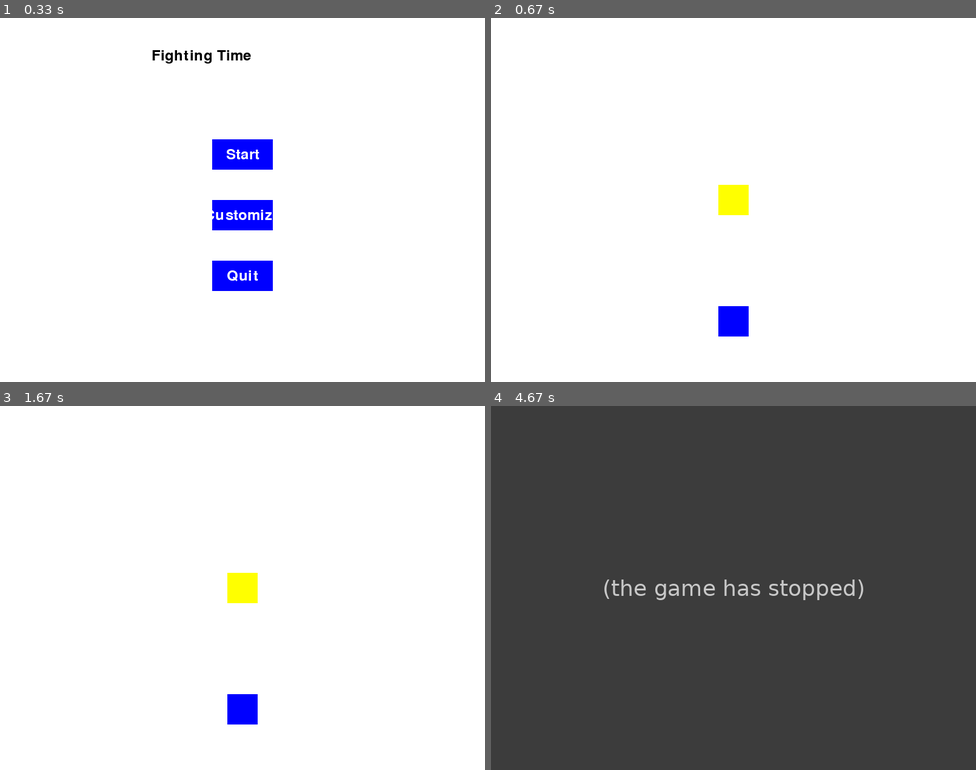
Above: before the commit, frames 1-4 (two rows, left to right).
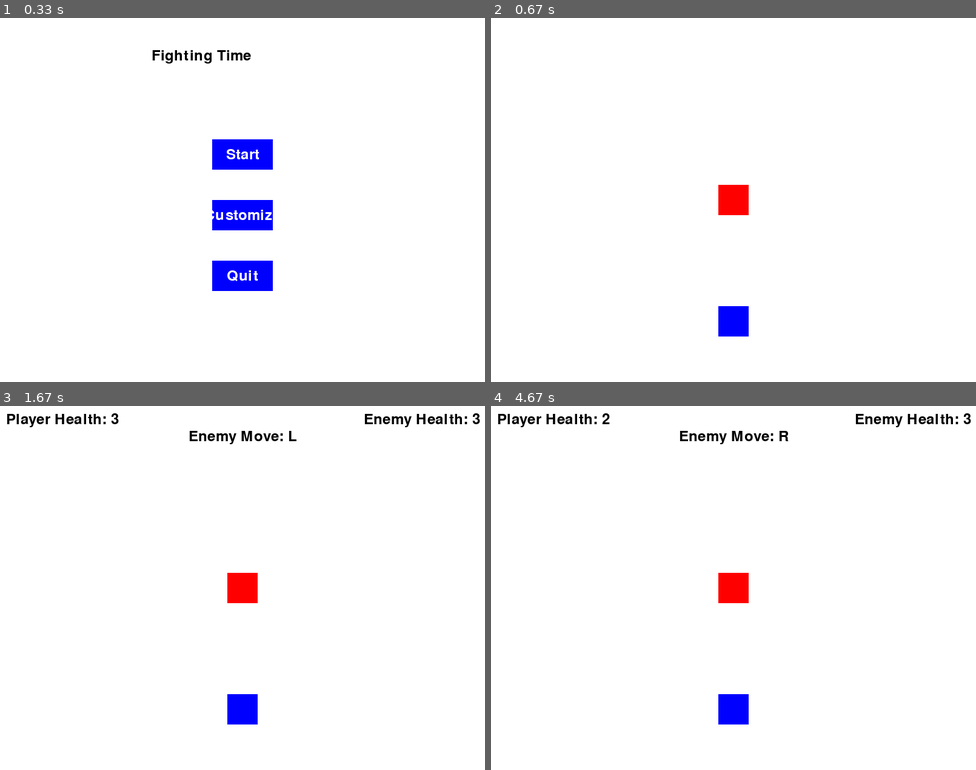
Above: after the commit, the same moments.

Repository: PKim59/ACIT2515_PygameProject
Game: pygame game, started from main.py
Two runs of this game, one before a commit and one after it. Both use one fixed random seed, a clock stepped at 60 frames per second and the inputs below.
Inputs (mouse positions are in pixels of both pictures, inside the frame that each line leads up to):
- Up to frame 1 (0.33 s): no input
- Up to frame 2 (0.67 s): press the mouse at (733, 156) at 0.37 s; move the mouse to (752, 134) at 0.47 s; release the mouse at (777, 112) at 0.6 s
- Up to frame 3 (1.67 s): press the mouse at (242, 544) at 1.2 s; move the mouse to (223, 558) at 1.3 s; release the mouse at (203, 573) at 1.43 s; hold W from 1.5 s (still down)
- Up to frame 4 (4.67 s): release W at 1.97 s; tap Enter at 2 s; hold D 2.5-3.1 s; hold A 3.13-3.73 s; hold A from 4.57 s (still down)

Frame 1 is identical in both runs. In frame 2, 0.5% of the frame differs, in the area x 46-54%, y 45-55%; in frame 3, 1.5%; in frame 4, 100%, in the area x 0-100%, y 0-100%.
Error before the commit: KeyError: 0 (enemy.py line 29); the game stopped at 4.38 s (later frames are placeholders)

Commit message:
working copy, changed to 1 second reaction

Diff:
--- a/enemy.py
+++ b/enemy.py
@@ -23,10 +23,19 @@
         self.rect.center = (400, 300)  # Initial position at the center
 
     def load_pattern(self, patterns):
-        self.pattern = patterns.get(self.name, [])
+        loaded_pattern = patterns.get(self.name, {}).get('pattern', [])
+        print(f"Loading patterns for {self.name}")
+        print(f"Loaded patterns: {loaded_pattern}")
+        self.pattern = loaded_pattern
 
     def get_next_move(self, current_index):
-        return self.pattern[current_index % len(self.pattern)]
+            if not self.pattern:
+                return None  # Handle empty pattern gracefully
+            try:
+                return self.pattern[current_index % len(self.pattern)]
+            except Exception as e:
+                print(f"Error in get_next_move: {e}")
+                print(f"Name: {self.name}, Pattern: {self.pattern}, Index: {current_index}")
 
     def update(self):
         pass  # You can add any updates needed for the enemy sprite
--- a/patterns.toml
+++ b/patterns.toml
@@ -1,10 +1,11 @@
-CustomEnemy = []
-
 [Enemy1]
-pattern = [ "L", "L", "R", "L", "L", "R", "L", "L", "Both", "Rest", "Rest",]
+pattern = ["L", "L", "R", "L", "L", "R", "L", "L", "Both", "Rest", "Rest"]
 
 [Enemy2]
-pattern = [ "R", "R", "Both", "L", "L", "Both", "Both", "Both", "Both", "Rest",]
+pattern = ["R", "R", "Both", "L", "L", "Both", "Both", "Both", "Both", "Rest"]
 
 [Enemy3]
-pattern = [ "L", "R", "L", "R", "L", "L", "R", "R", "Both", "Both", "L", "Both", "Rest",]
+pattern = ["L", "R", "L", "R", "L", "L", "R", "R", "Both", "Both", "L", "Both", "Rest"]
+
+[CustomEnemy]
+pattern = []
--- a/screens/customize_screen.py
+++ b/screens/customize_screen.py
@@ -2,6 +2,7 @@
 import pygame
 import sys
 import toml
+
 
 class CustomizeScreen:
     def __init__(self):
@@ -118,8 +119,10 @@
             toml.dump(patterns, file)
 
         # Exit the customization screen and start the game
-        pygame.quit()
-        sys.exit()
+        from main import main_game
+        screen = pygame.display.set_mode((800, 600))
+        clock = pygame.time.Clock()
+        main_game(screen, clock, level=4)
 
     def back(self):
         # Exit the customization screen
--- a/screens/game_screen.py
+++ b/screens/game_screen.py
@@ -6,6 +6,7 @@
 from screens.welcome_screen import WelcomeScreen
 from enemy import Enemy
 from player import Player
+from screens.customize_screen import CustomizeScreen
 
 # Constants
 FPS = 60
@@ -26,6 +27,7 @@
     running = True
     player_health = 3
     enemy_health = 3
+
     player = Player()
 
     # Load patterns from the TOML file
@@ -37,82 +39,133 @@
 
     # Create Enemy instances and load patterns
     enemies = [Enemy(name) for name in enemy_names]
-    for enemy in enemies:
-        enemy.load_pattern(patterns)
 
+    if level == 1:
+        enemy = enemies[0]
+    elif level == 2:
+        enemy = enemies[1]
+    elif level == 3:
+        enemy = enemies[2]
+    elif custom_pattern is not None:
+        enemy = enemies[3]
+
+    enemy.load_pattern(patterns)
+    print(f"Loading patterns for {enemy.name}")
+    print(f"Loaded patterns: {enemy.pattern}")
     # Global variables and constants
-    current_turn = 0
     turn_duration = 3000  # 3 seconds in milliseconds
     enemy_pattern_index = 0
+
+    # Create font for textboxes
+    font = pygame.font.Font(None, 36)
 
     # Draw the player and enemies at the beginning
     screen.fill(WHITE)
     screen.blit(player.image, player.rect)
-    for enemy in enemies:
-        screen.blit(enemy.image, enemy.rect)
+    screen.blit(enemy.image, enemy.rect)
     pygame.display.flip()
 
     # Wait for a short moment (e.g., 1 second) to display the initial setup
     pygame.time.delay(1000)
 
-    while running:
+    parry_start_time = 0
+    successful_parry = False
+
+    while player_health > 0:
         screen.fill(WHITE)
 
         # Draw the player
         screen.blit(player.image, player.rect)
 
         # Draw the enemies
-        for enemy in enemies:
-            screen.blit(enemy.image, enemy.rect)
+        screen.blit(enemy.image, enemy.rect)
+
+        # Display player health in the upper left corner
+        player_health_text = font.render(f"Player Health: {player_health}", True, (0, 0, 0))
+        screen.blit(player_health_text, (10, 10))
+
+        # Display enemy health in the upper right corner
+        enemy_health_text = font.render(f"Enemy Health: {enemy_health}", True, (0, 0, 0))
+        screen.blit(enemy_health_text, (600, 10))
+
+        # Display current enemy move in the center, above the enemy
+        enemy_move_text = font.render(f"Enemy Move: {enemy.get_next_move(enemy_pattern_index)}", True, (0, 0, 0))
+        text_rect = enemy_move_text.get_rect(center=(400, 50))
+        screen.blit(enemy_move_text, text_rect)
+
+        pygame.display.flip()
 
         for event in pygame.event.get():
             if event.type == pygame.QUIT:
                 running = False
 
         # Check if it's the player's turn
-        if current_turn % turn_duration == 0:
-            player_input = None
-            start_time = pygame.time.get_ticks()
+        player_input = None
+        start_time = pygame.time.get_ticks()
 
-            # Player has 3 seconds to input a key
-            while pygame.time.get_ticks() - start_time < 3000:
-                for event in pygame.event.get():
-                    if event.type == pygame.QUIT:
-                        pygame.quit()
-                        sys.exit()
-                    elif event.type == pygame.KEYDOWN:
-                        if event.key == pygame.K_a:
-                            player_input = "a"
-                        elif event.key == pygame.K_d:
-                            player_input = "d"
-                        elif event.key == pygame.K_w:
-                            player_input = "w"
-                        elif event.key == pygame.K_s:
-                            player_input = "s"
+        # Player has 3 seconds to input a key
+        while pygame.time.get_ticks() - start_time < 1000:
+            for event in pygame.event.get():
+                if event.type == pygame.QUIT:
+                    pygame.quit()
+                    sys.exit()
+                elif event.type == pygame.KEYDOWN:
+                    if event.key == pygame.K_a:
+                        player_input = "a"
+                    elif event.key == pygame.K_d:
+                        player_input = "d"
+                    elif event.key == pygame.K_w:
+                        player_input = "w"
+                    elif event.key == pygame.K_s:
+                        player_input = "s"
 
-            # Check if the player's input matches the enemy's pattern
-            if player_input is not None:
-                for enemy in enemies:
-                    enemy_move = enemy.get_next_move(enemy_pattern_index)
-                    if (
-                        (player_input == "a" and enemy_move == "L")
-                        or (player_input == "d" and enemy_move == "R")
-                        or (player_input == "s" and enemy_move == "Both")
-                        or (player_input == "w" and enemy_move == "Rest")
-                    ):
-                        print("Player successfully parried!")
-                    else:
-                        print("Player failed to parry. Player takes 1 point of damage.")
-                        player_health -= 1
+        # Check if the player's input matches the enemy's pattern
+        if player_input is not None:
+            enemy_move = enemy.get_next_move(enemy_pattern_index)
+            if (
+                (player_input == "a" and enemy_move == "L")
+                or (player_input == "d" and enemy_move == "R")
+                or (player_input == "s" and enemy_move == "Both")
+            ):
+                successful_parry = True
+                parry_start_time = pygame.time.get_ticks()
+                print("Player successfully parried!")
+            elif (player_input == "w" and enemy_move == "Rest"):
+                print("Player successfully attacked!")
+                enemy_health -= 1
+            else:
+                print("Player failed to parry. Player takes 1 point of damage.")
+                player_health -= 1
 
-                enemy_pattern_index = (enemy_pattern_index + 1) % len(enemies[0].pattern)
+            enemy_pattern_index = (enemy_pattern_index + 1)
+
+        if successful_parry:
+            display_message(screen, "Player successfully parried!", 30, 1000)
+            successful_parry = False
+
+        if enemy_health == 0:
+            display_message(screen, "Player wins!", 30, 1000)
+
+            # Draw the restart button
+            restart_button = pygame.Rect(300, 400, 200, 50)
+            pygame.draw.rect(screen, (0, 128, 0), restart_button)
+            restart_text = font.render("Next Enemy", True, (255, 255, 255))
+            screen.blit(restart_text, (340, 415))
+
+            # Check if the restart button is clicked
+            if restart_button.collidepoint(pygame.mouse.get_pos()) and pygame.mouse.get_pressed()[0]:
+                level += 1  # Move to the next enemy
+                enemy_health = 3  # Reset enemy health
+                enemy_pattern_index = 0  # Reset enemy pattern index
+                current_turn = 0  # Reset the turn count
+                successful_parry = False  # Reset successful parry flag
+                main_game(screen, clock, level=level)
 
         # Check for game over conditions
-        if player_health <= 0 or enemy_health <= 0:
+        if player_health == 0:
             # Draw the return button
             return_button = pygame.Rect(300, 400, 200, 50)
             pygame.draw.rect(screen, (0, 128, 255), return_button)
-            font = pygame.font.Font(None, 36)
             text = font.render("Return to Welcome Screen", True, (255, 255, 255))
             screen.blit(text, (310, 415))
 
@@ -124,12 +177,18 @@
                     # Restart the game
                     main_game(screen, clock, level=1)
                 elif choice == "customize":
-                    # Customize screen logic
+                    customize_screen = CustomizeScreen()
+                    customize_screen.run()
                     pass
 
         pygame.display.flip()
         clock.tick(FPS)
-        current_turn += 1
 
     pygame.quit()
     sys.exit()
+
+if __name__ == "__main__":
+    # Add any additional initialization or calls here if needed
+    screen = pygame.display.set_mode((800, 600))
+    clock = pygame.time.Clock()
+    main_game(screen, clock)
